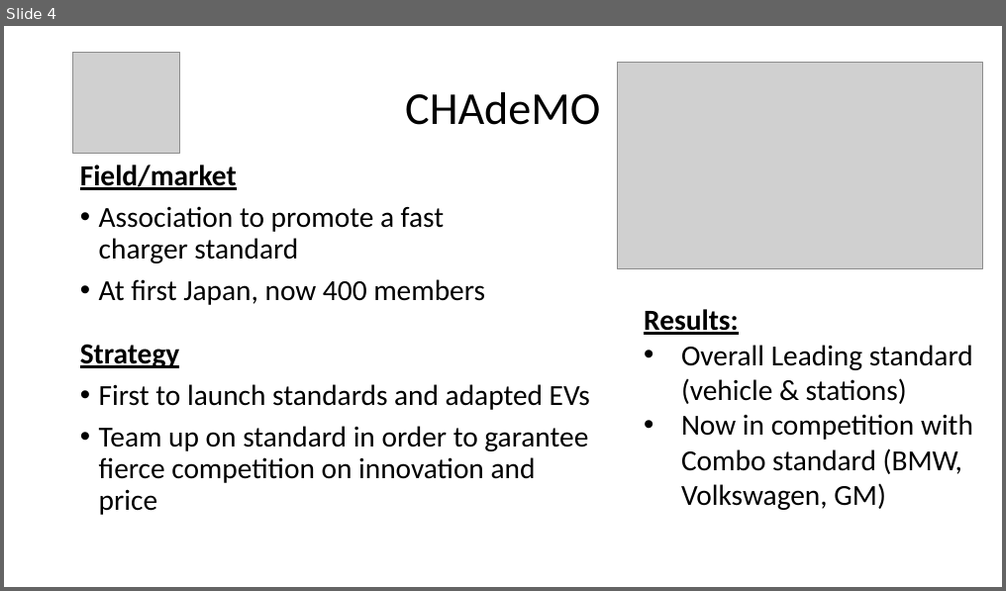
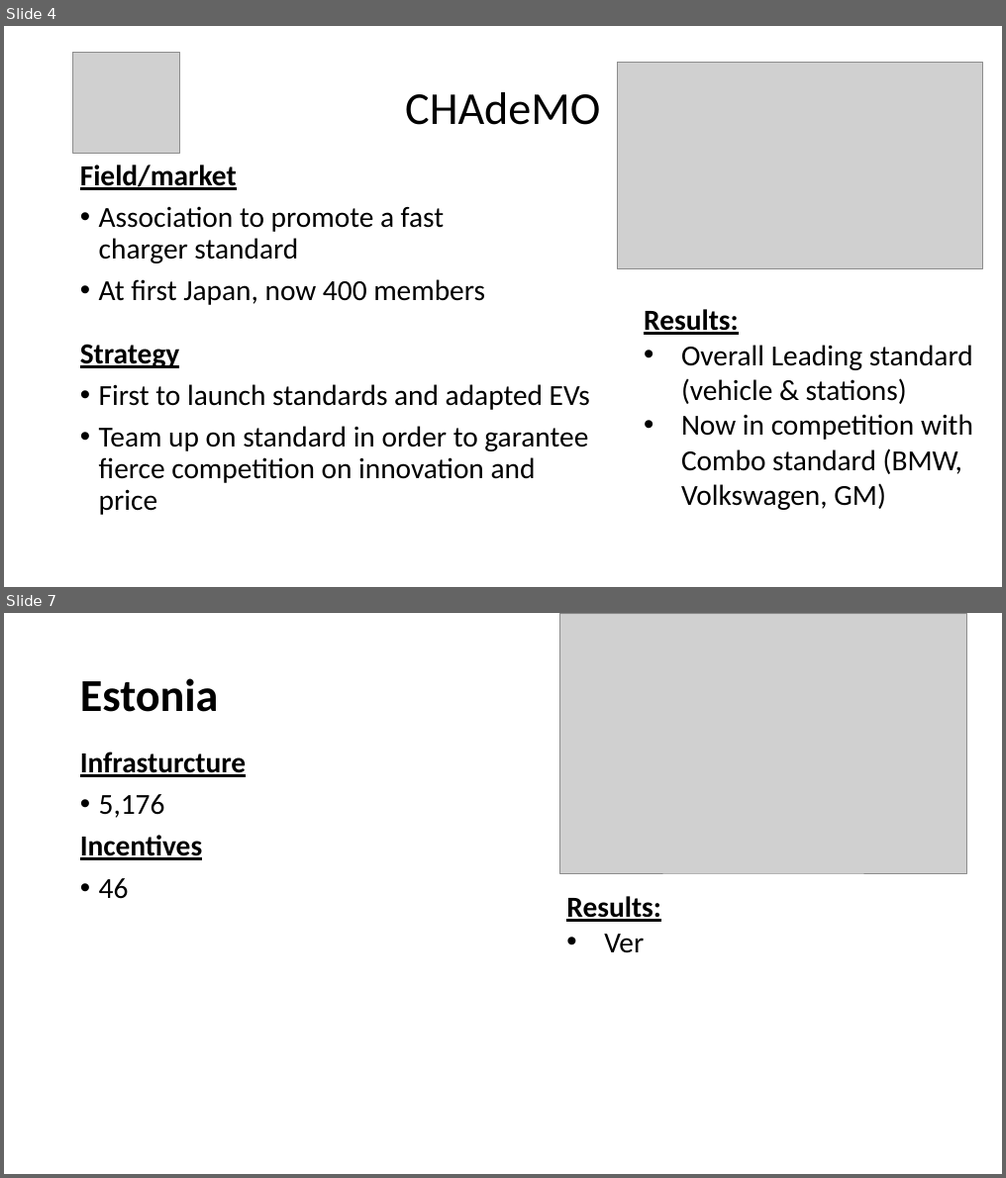
Before and after one commit to VincentHenric/GMS_group5, a slide deck: Class Presentations/3rd-presentation/PPT 13 05.pptx. Shown one above the other, each under a label of ours: slide 4 before the commit, slides 4 and 7 after it; the slides between them are not shown. The pictures are 1006x591 and 1006x1178 pixels, drawn with LibreOffice and Linux fonts; fonts in the diff are those of the drawing; grey boxes stand for pictures. Boxes give left, top, right and bottom in pixels: in the first picture for what was removed or moved away, otherwise in the second. Text is boxed around its words. In the diff, an @@ line names an element or a change of style, - is before the commit and + after.

```diff
--- a/Class Presentations/3rd-presentation/PPT 13 05.pptx
+++ b/Class Presentations/3rd-presentation/PPT 13 05.pptx
@@ slide 7 added at (x1=4, y1=613, x2=1002, y2=1174), background #FFFFFF @@
@@ picture added at (x1=559, y1=613, x2=967, y2=873) @@
@@ title added at (x1=80, y1=678, x2=219, y2=712), 44 pt, text #000000, bold @@
+Estonia
@@ text added at (x1=80, y1=752, x2=246, y2=899), 28 pt, text #000000, bold, underline @@
+Infrasturcture
+• 5,176
+Incentives
+• 46
@@ text added at (x1=566, y1=896, x2=661, y2=954), 28 pt, text #000000, bold, underline @@
+Results:
+• Ver
```
Also in this commit, not shown: 1 slide changed, 2 other slides added, 7 other files.
